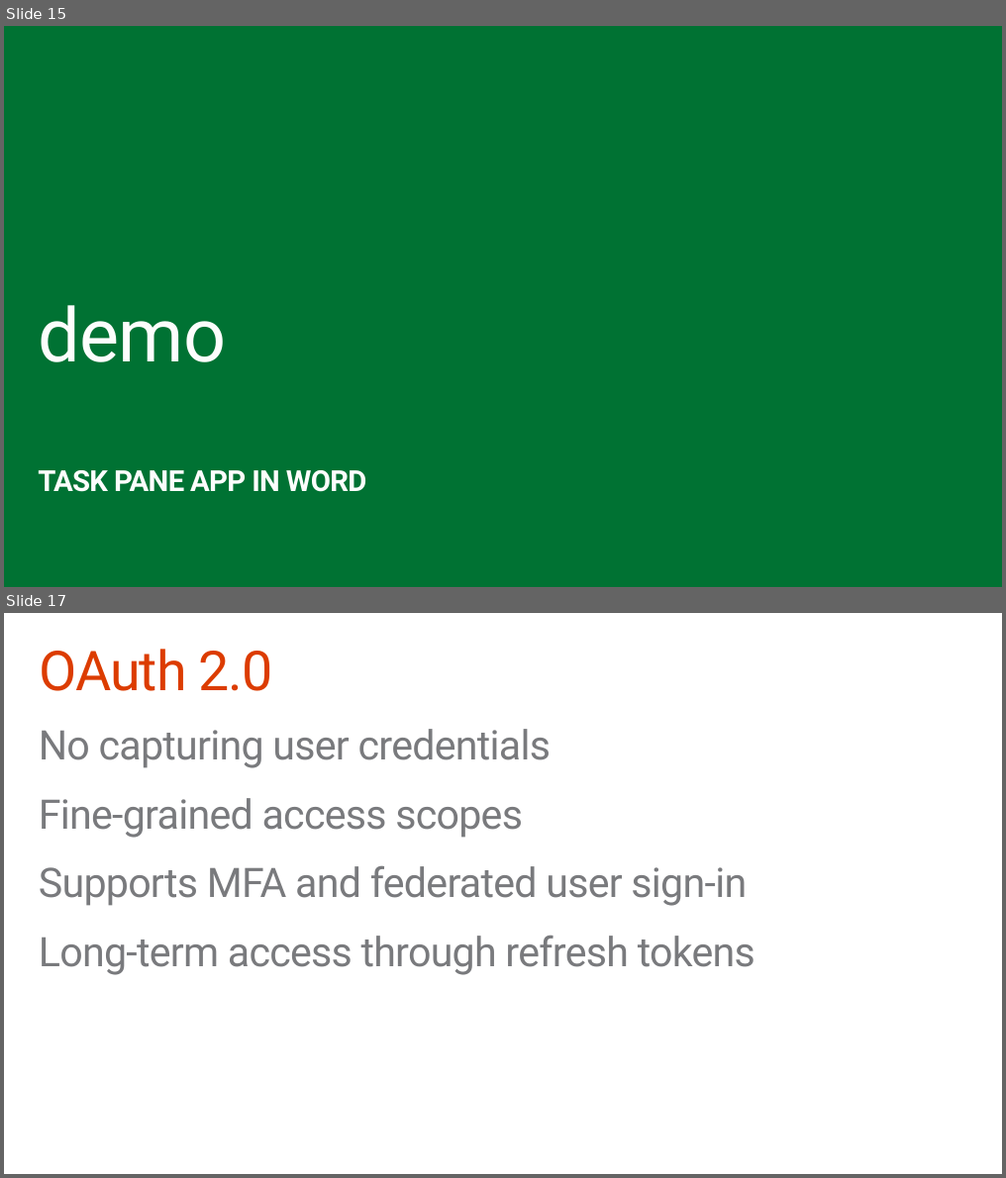
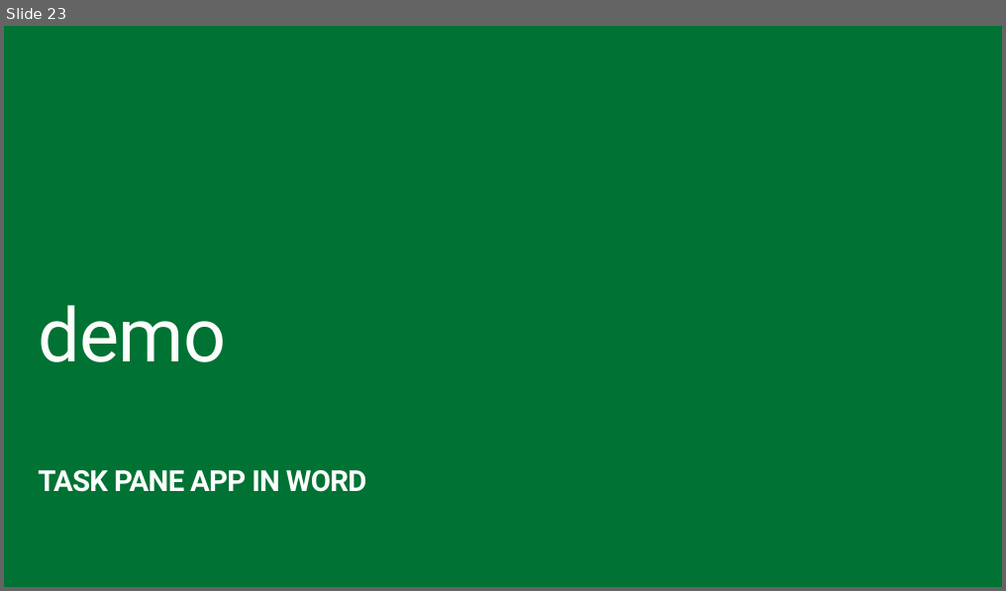
Before and after one commit to stinethebean/DevCampTraining, a slide deck: 05.Hook into Apps for Office/05.Hook into Apps for Office.pptx. Shown one above the other, each under a label of ours: slides 15 and 17 before the commit, slide 23 after it; the slides between them are not shown. The pictures are 1006x1178 and 1006x591 pixels, drawn with LibreOffice and Linux fonts; fonts in the diff are those of the drawing; background and template pictures are left out. Boxes give left, top, right and bottom in pixels: in the first picture for what was removed or moved away, otherwise in the second. Text is boxed around its words. In the diff, an @@ line names an element or a change of style, - is before the commit and + after.

```diff
--- a/05.Hook into Apps for Office/05.Hook into Apps for Office.pptx
+++ b/05.Hook into Apps for Office/05.Hook into Apps for Office.pptx
@@ slide 17 removed at (4,613,1002,1174), background #FFFFFF @@
@@ title removed at (40,649,272,691) @@
-OAuth 2.0
@@ text removed at (39,729,755,975) @@
-No capturing user credentials
-Fine-grained access scopes
-Supports MFA and federated user sign-in
-Long-term access through refresh tokens
@@ what was slide 15 is now slide 23 @@
```
Also in this commit, not shown: 3 slides changed, 22 slides added, 23 other slides removed, 1 other file.
